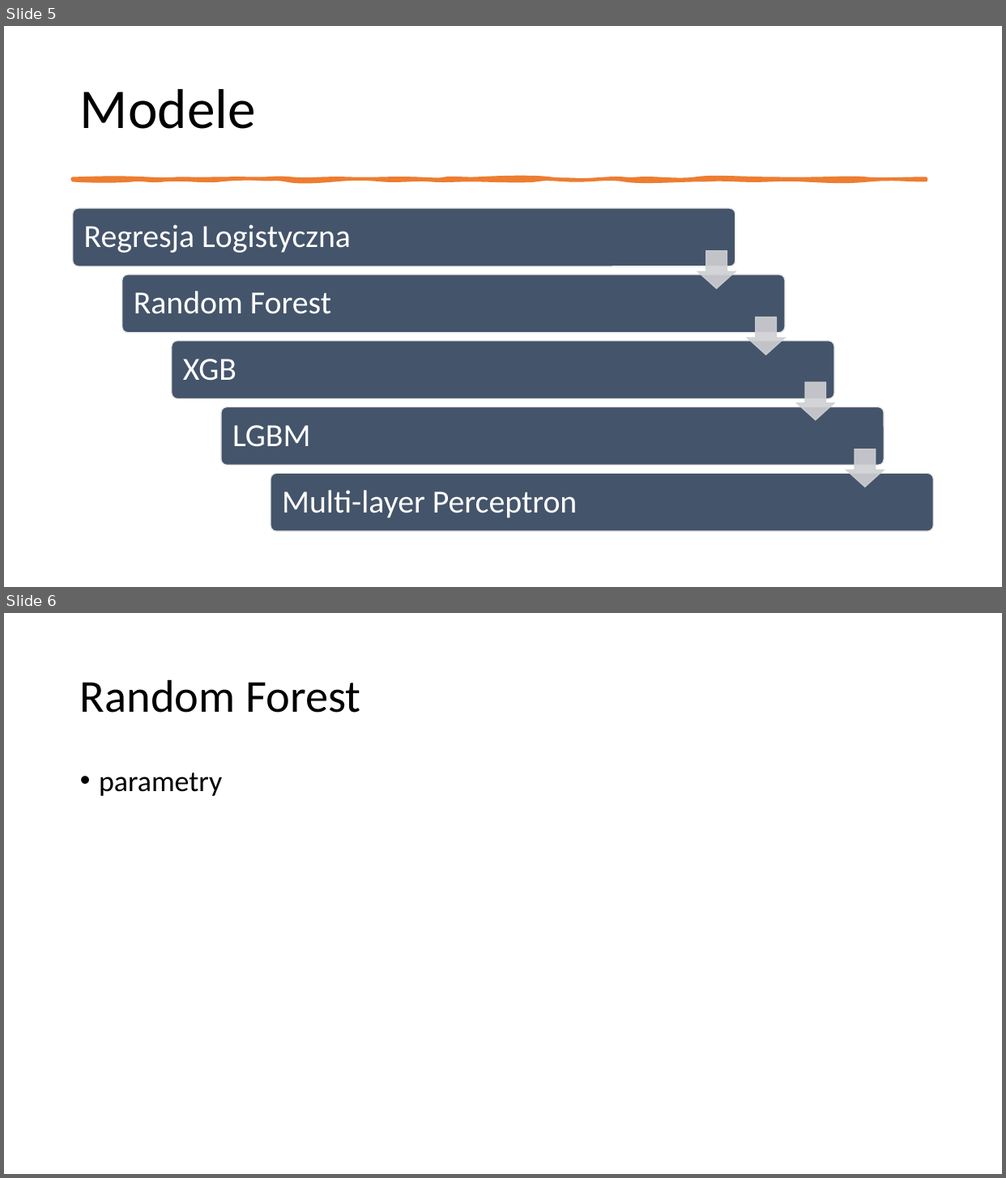
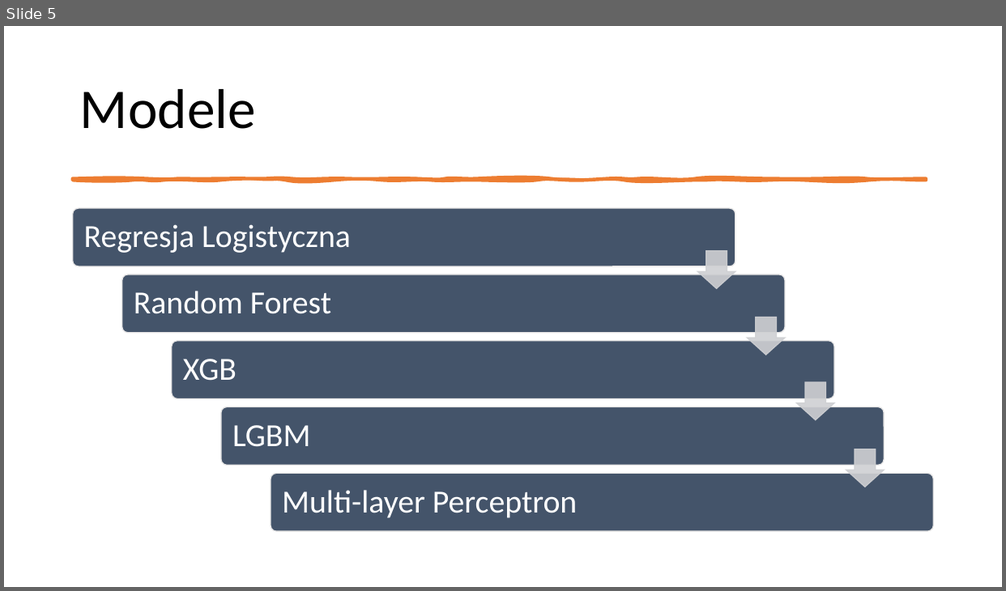
Before and after one commit to JakubKozlowski1/data_mining, a slide deck: data_mining_prezentacja.pptx. Shown one above the other, each under a label of ours: slides 5 and 6 before the commit, slide 5 after it. The pictures are 1006x1178 and 1006x591 pixels, drawn with LibreOffice and Linux fonts; fonts in the diff are those of the drawing. Boxes give left, top, right and bottom in pixels: in the first picture for what was removed or moved away, otherwise in the second. Text is boxed around its words. In the diff, an @@ line names an element or a change of style, - is before the commit and + after.

```diff
--- a/data_mining_prezentacja.pptx
+++ b/data_mining_prezentacja.pptx
@@ slide 6 removed at bbox=[4, 613, 1002, 1174], background #FFFFFF @@
@@ title removed at bbox=[80, 679, 360, 713] @@
-Random Forest
@@ text removed at bbox=[99, 773, 222, 796] @@
-• parametry
```
Also in this commit, not shown: 9 slides added, 3 other slides removed, 7 other files.
